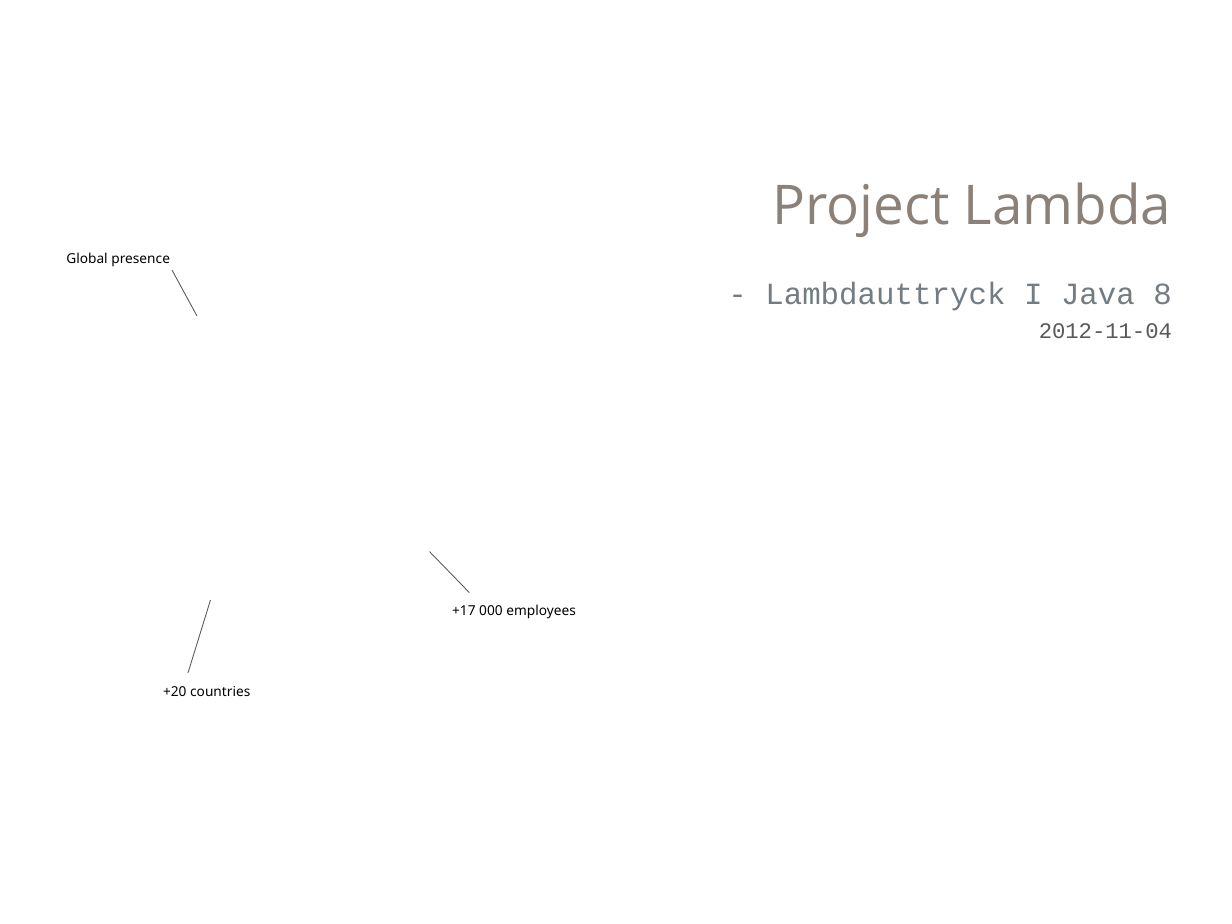
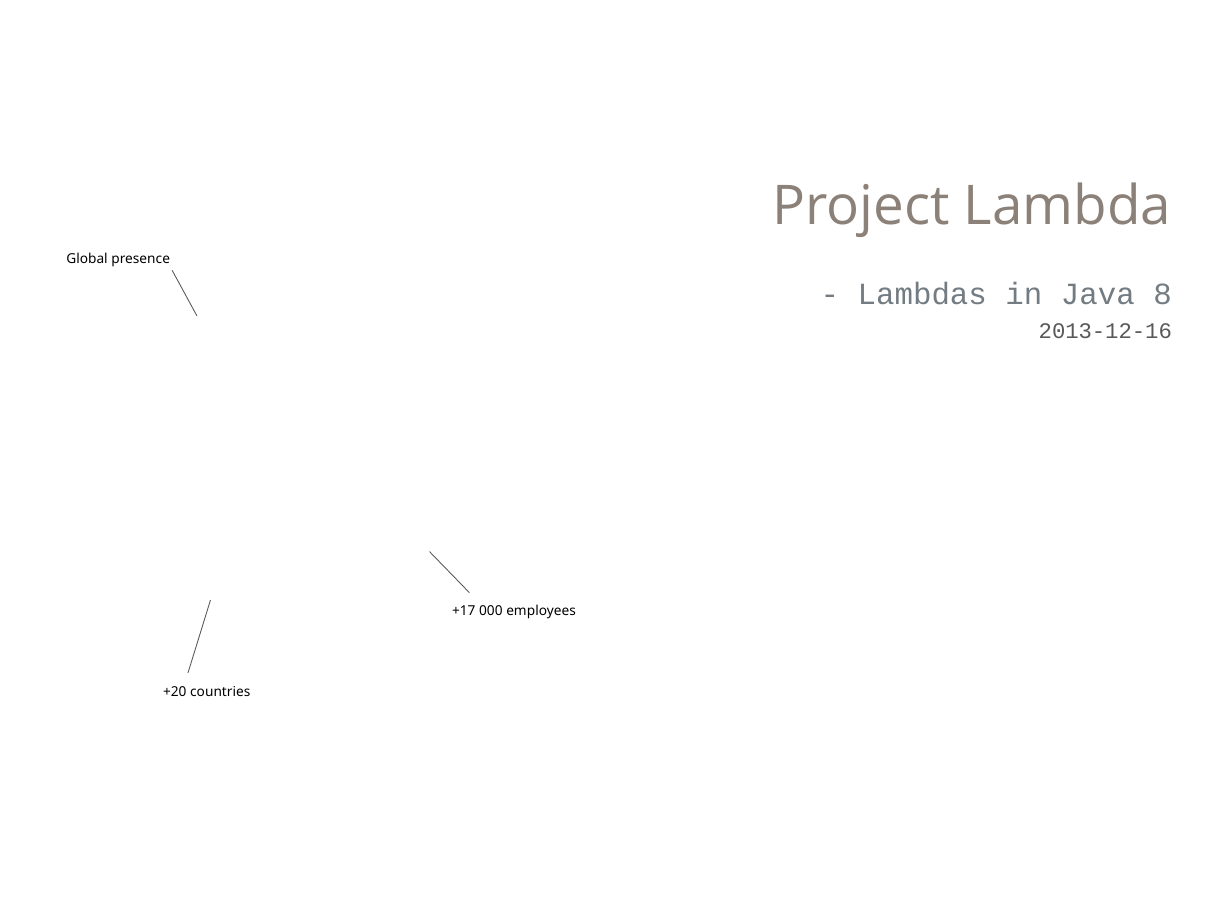
Before and after one commit to speedyswedy/Lambda, a slide deck: slide 1 of slides/Java 8 - Lambda Intro + Functional Interfaces.pptx. Drawn at 1232x924 pixels with LibreOffice and Linux fonts; fonts in the diff are those of the drawing; background and template pictures are left out. Boxes give left, top, right and bottom in pixels: in the first picture for what was removed or moved away, otherwise in the second. Text is boxed around its words. In the diff, an @@ line names an element or a change of style, - is before the commit and + after.

```diff
--- a/slides/Java 8 - Lambda Intro + Functional Interfaces.pptx
+++ b/slides/Java 8 - Lambda Intro + Functional Interfaces.pptx
@@ text at [858,282,1172,338]: text changed @@
-- Lambdauttryck I Java 8
-2012-11-04
+- Lambdas in Java 8
+2013-12-16
```
Also in this commit, not shown: 2 other slides changed.
